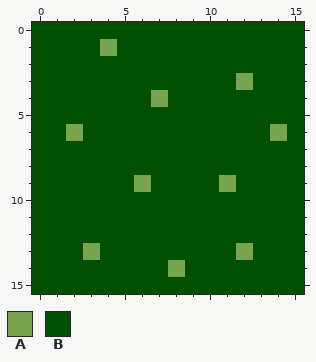
Edited in one commit: pixel-art sprite (res/blocks/grass.png). The picture above was drawn from the file before the commit.
The file is 16x16 pixels.
Palette (. is transparent): A #78a44d  B #005000
And afterwards:
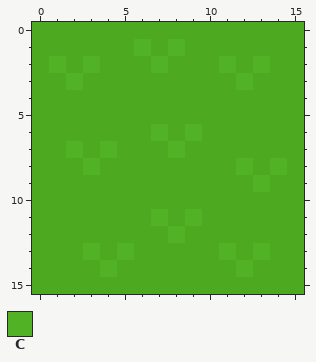
Colours new in this view: C #52b225
Difference:
Colour B changes from #005000 to #4da920.
Colour A becomes colour B in row 1 at x 4; in row 4 at x 7; in row 6 at x 2 and 14; in row 9 at x 6 and 11; in row 13 at x 12; in row 14 at x 8.
Colour A becomes colour C in row 3 at x 12; in row 13 at x 3.
Colour B becomes colour C in row 1 at x 6 and 8; in row 2 at x 1, 3, 7, 11 and 13; in row 3 at x 2; in row 6 at x 7 and 9; in row 7 at x 2, 4 and 8; in row 8 at x 3, 12 and 14.
Colour B becomes colour C in row 9 at x 13; in row 11 at x 7 and 9; in row 12 at x 8; in row 13 at x 5, 11 and 13; in row 14 at x 4 and 12.
Pixel boxes of the changes (left, top, right, bottom) in both pictures:
changed: (32, 22, 304, 294)
